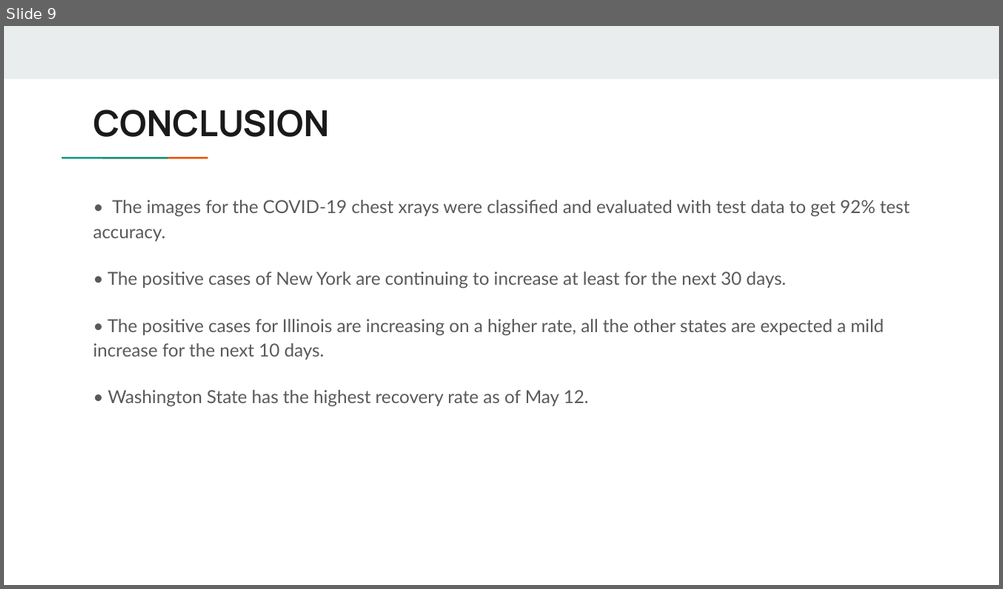
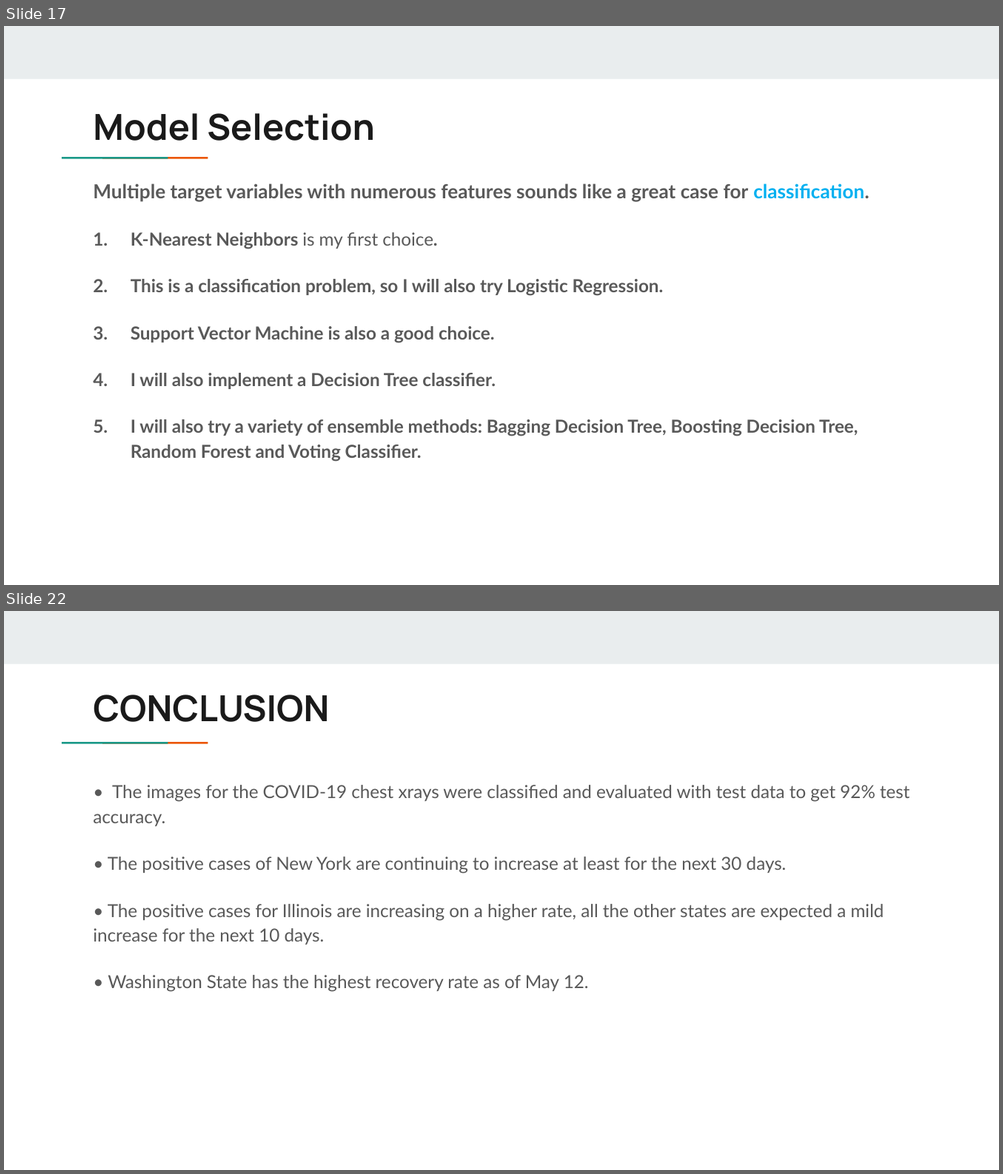
Before and after one commit to matthewshawnkehoe/Data-Science-Projects, a slide deck: Capstone Projects/Final_Capstone_NLP_Search_Recommendation/Recommender_System_Trip_Advisor.pptx. Shown one above the other, each under a label of ours: slide 9 before the commit, slides 17 and 22 after it; the slides between them are not shown. The pictures are 1003x589 and 1003x1174 pixels, drawn with LibreOffice and Linux fonts; fonts in the diff are those of the drawing. Boxes give left, top, right and bottom in pixels: in the first picture for what was removed or moved away, otherwise in the second. Text is boxed around its words. In the diff, an @@ line names an element or a change of style, - is before the commit and + after.

```diff
--- a/Capstone Projects/Final_Capstone_NLP_Search_Recommendation/Recommender_System_Trip_Advisor.pptx
+++ b/Capstone Projects/Final_Capstone_NLP_Search_Recommendation/Recommender_System_Trip_Advisor.pptx
@@ slide 17 added at (4,26,999,585), background #FFFFFF; not listed: 3 template elements that a slide beside it also shows @@
@@ title added at (93,113,375,141), 26 pt, text #1A1A1A, bold @@
+Model Selection
@@ text added at (93,184,869,462), 13 pt, text #595959, bold @@
+Multiple target variables with numerous features sounds like a great case for classification.
+1. K-Nearest Neighbors is my first choice.
+2. This is a classification problem, so I will also try Logistic Regression.
+3. Support Vector Machine is also a good choice.
+4. I will also implement a Decision Tree classifier.
+5. I will also try a variety of ensemble methods: Bagging Decision Tree, Boosting Decision Tree, Random Forest and Voting Classifier.
@@ what was slide 9 is now slide 22 @@
```
Also in this commit, not shown: 2 slides changed, 12 other slides added.
